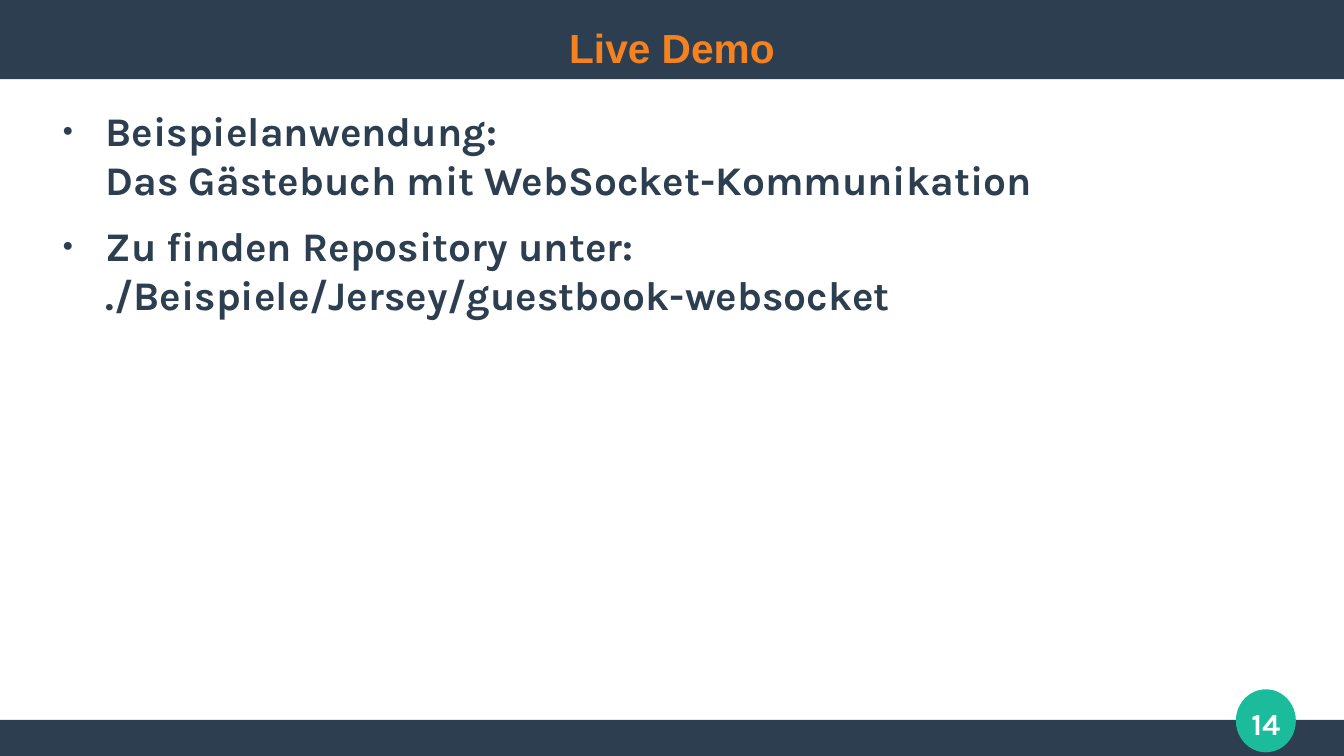
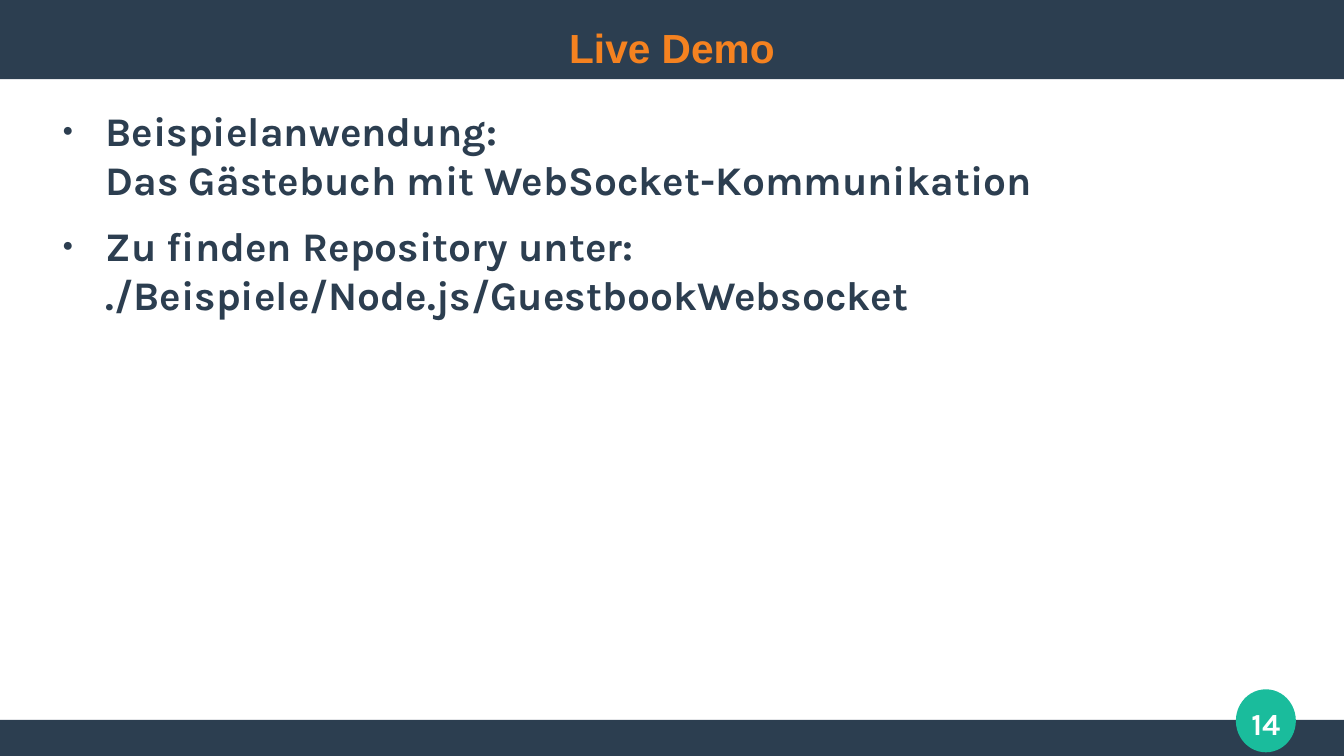
Before and after one commit to ghandmann/HS-AlbSig-WebAnwendungen2, a slide deck: slide 14 of Kapitel/09_WebSockets.odp. Drawn at 1344x756 pixels with LibreOffice and Linux fonts; fonts in the diff are those of the drawing. Boxes give left, top, right and bottom in pixels: in the first picture for what was removed or moved away, otherwise in the second. Text is boxed around its words. In the diff, an @@ line names an element or a change of style, - is before the commit and + after.

Commit message:
refined websocket chapter

```diff
--- a/Kapitel/09_WebSockets.odp
+++ b/Kapitel/09_WebSockets.odp
@@ text at (x1=106, y1=232, x2=909, y2=320): text changed @@
-● Zu finden Repository unter:
-  ./Beispiele/Jersey/guestbook-websocket
+● Zu finden Repository unter:
+  ./Beispiele/Node.js/GuestbookWebsocket
```
Also in this commit, not shown: 3 other slides changed.
